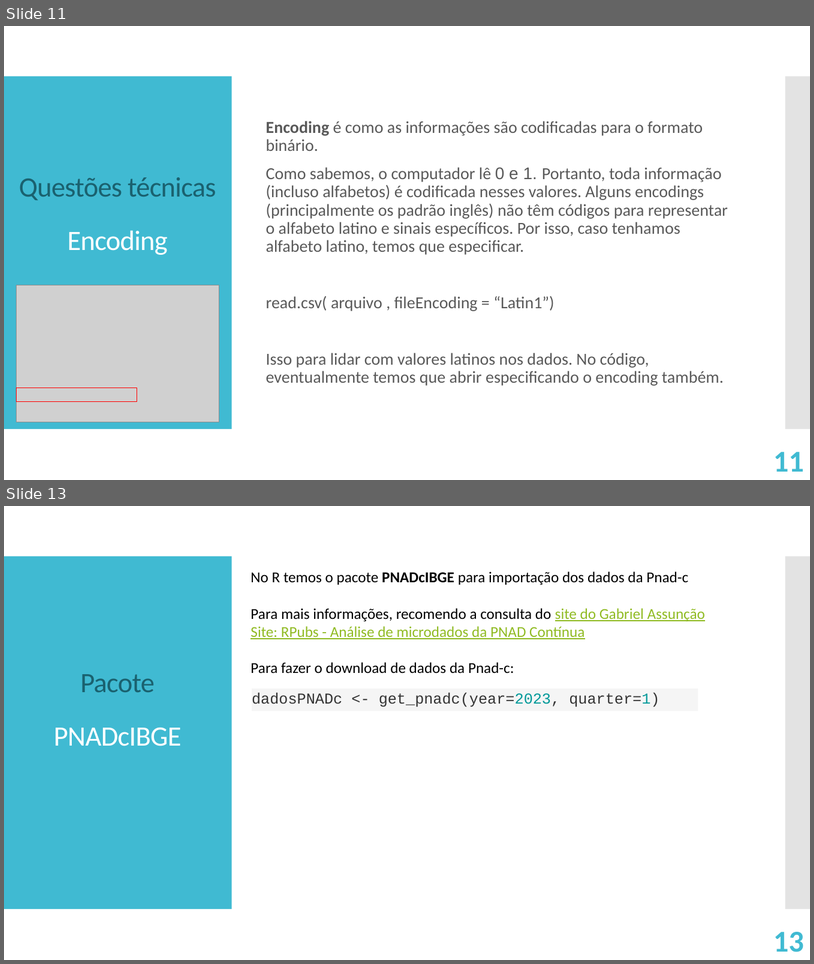
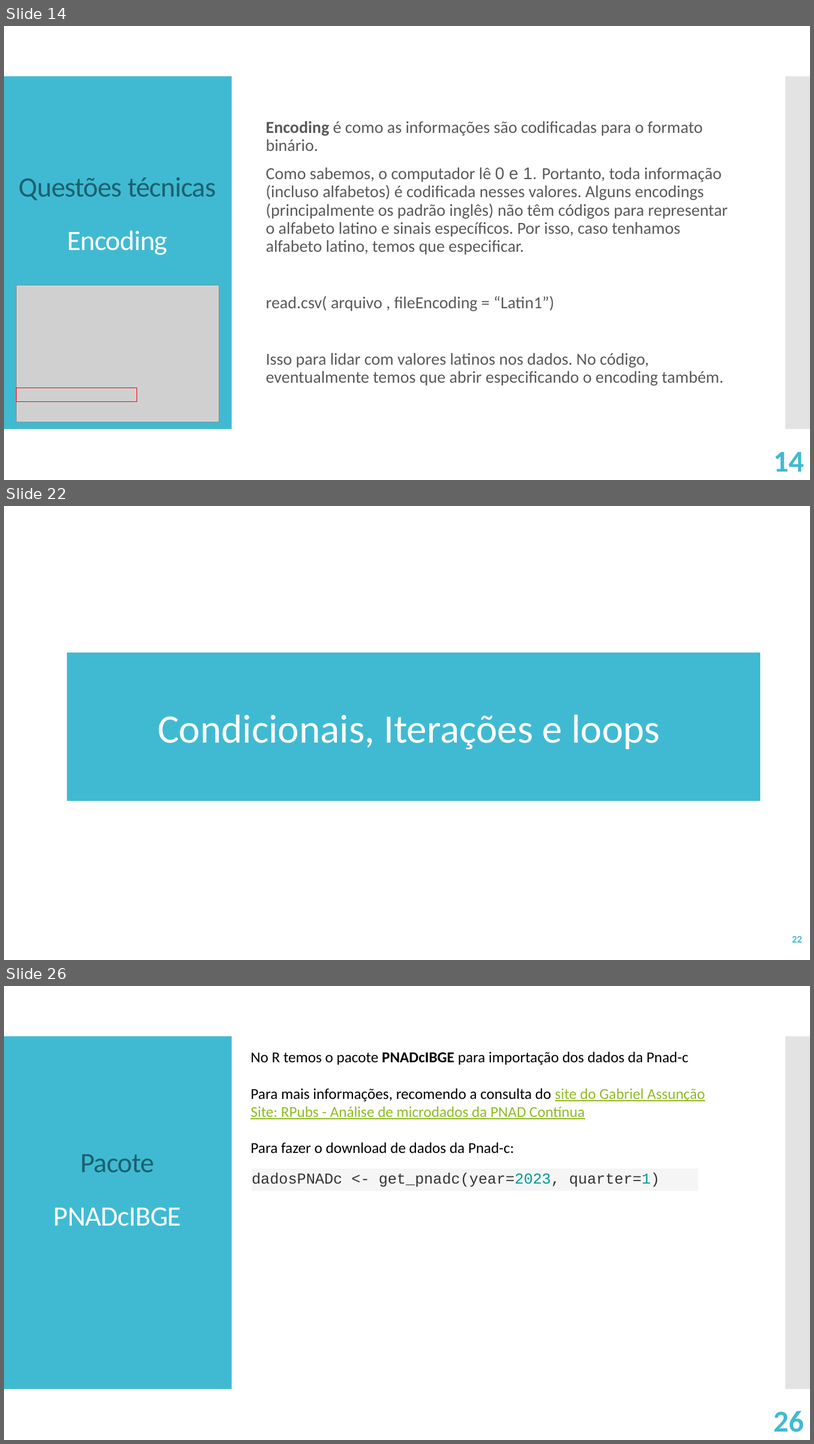
Before and after one commit to victorgalcantara/R-Intro, a slide deck: A03 - Mão na massa/A03 - Import and Tidy Data.pptx. Shown one above the other, each under a label of ours: slides 11 and 13 before the commit, slides 14, 22 and 26 after it; the slides between them are not shown. The pictures are 814x964 and 814x1444 pixels, drawn with LibreOffice and Linux fonts; fonts in the diff are those of the drawing; grey boxes stand for pictures. Boxes give left, top, right and bottom in pixels: in the first picture for what was removed or moved away, otherwise in the second. Text is boxed around its words. In the diff, an @@ line names an element or a change of style, - is before the commit and + after.

```diff
--- a/A03 - Mão na massa/A03 - Import and Tidy Data.pptx
+++ b/A03 - Mão na massa/A03 - Import and Tidy Data.pptx
@@ slide 22 added at (4, 506, 810, 960), background #FFFFFF @@
@@ rectangle added at (67, 652, 761, 801), fill #40BAD2, 48 pt, text #FFFFFF @@
+Condicionais, Iterações e loops
@@ page number added at (792, 936, 803, 942), 12 pt, text #40BAD2, bold @@
+22
@@ what was slide 11 is now slide 14 @@
@@ page number at (774, 451, 804, 471): text changed @@
-11
+14
@@ what was slide 13 is now slide 26 @@
@@ page number at (774, 1410, 804, 1432): text changed @@
-13
+26
```
Also in this commit, not shown: 1 slide changed, 18 other slides added, 1 slide removed, 6 other files.
